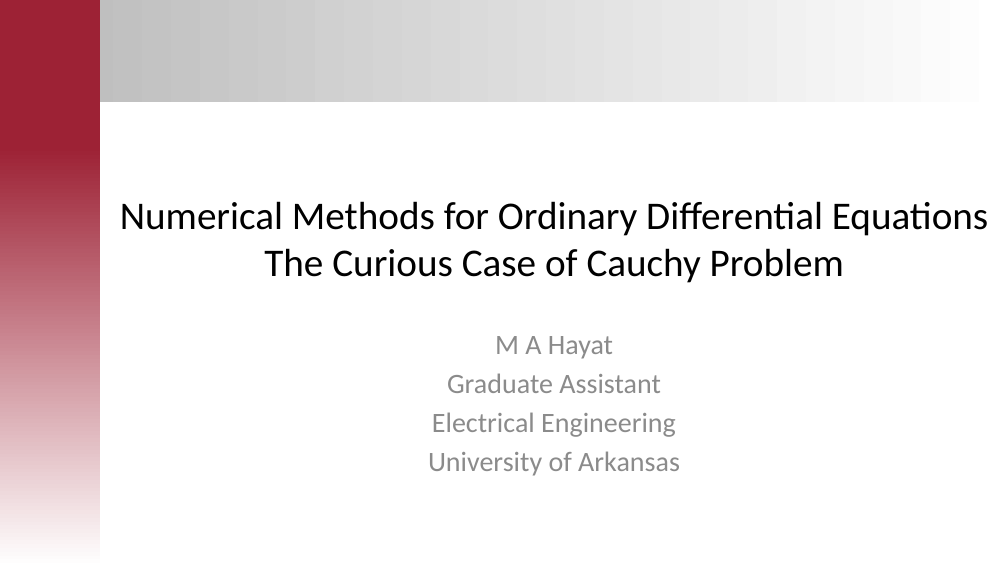
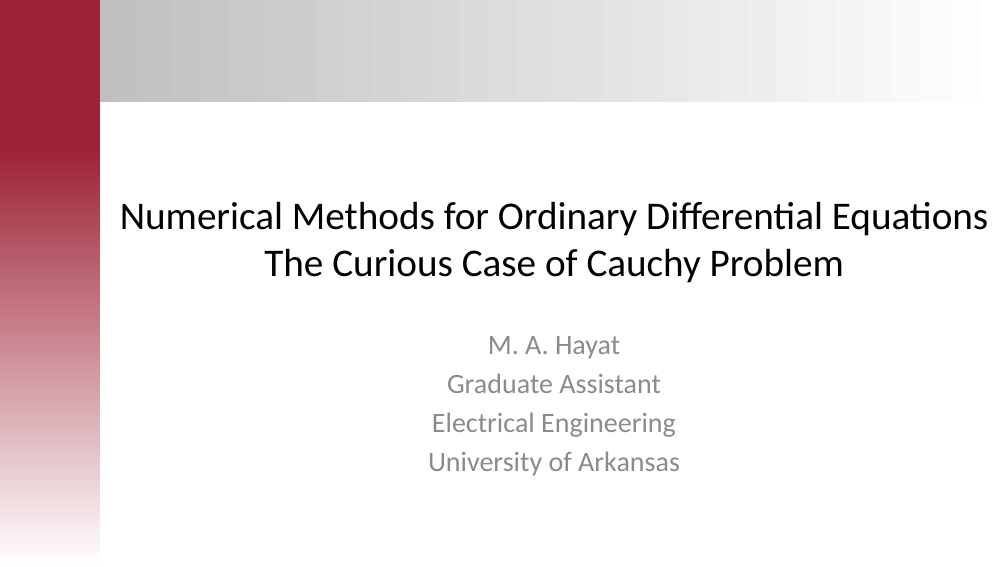
Before and after one commit to mahayat/SCVW, a slide deck: slide 1 of mahayat_presentation.pptx. Drawn at 1008x567 pixels with LibreOffice and Linux fonts; fonts in the diff are those of the drawing; background and template pictures are left out. Boxes give left, top, right and bottom in pixels: in the first picture for what was removed or moved away, otherwise in the second. Text is boxed around its words. In the diff, an @@ line names an element or a change of style, - is before the commit and + after.

```diff
--- a/mahayat_presentation.pptx
+++ b/mahayat_presentation.pptx
@@ subtitle at [488,336,620,359]: text changed @@
-M A Hayat
+M. A. Hayat
```
Also in this commit, not shown: 1 slide added, 1 slide removed.
